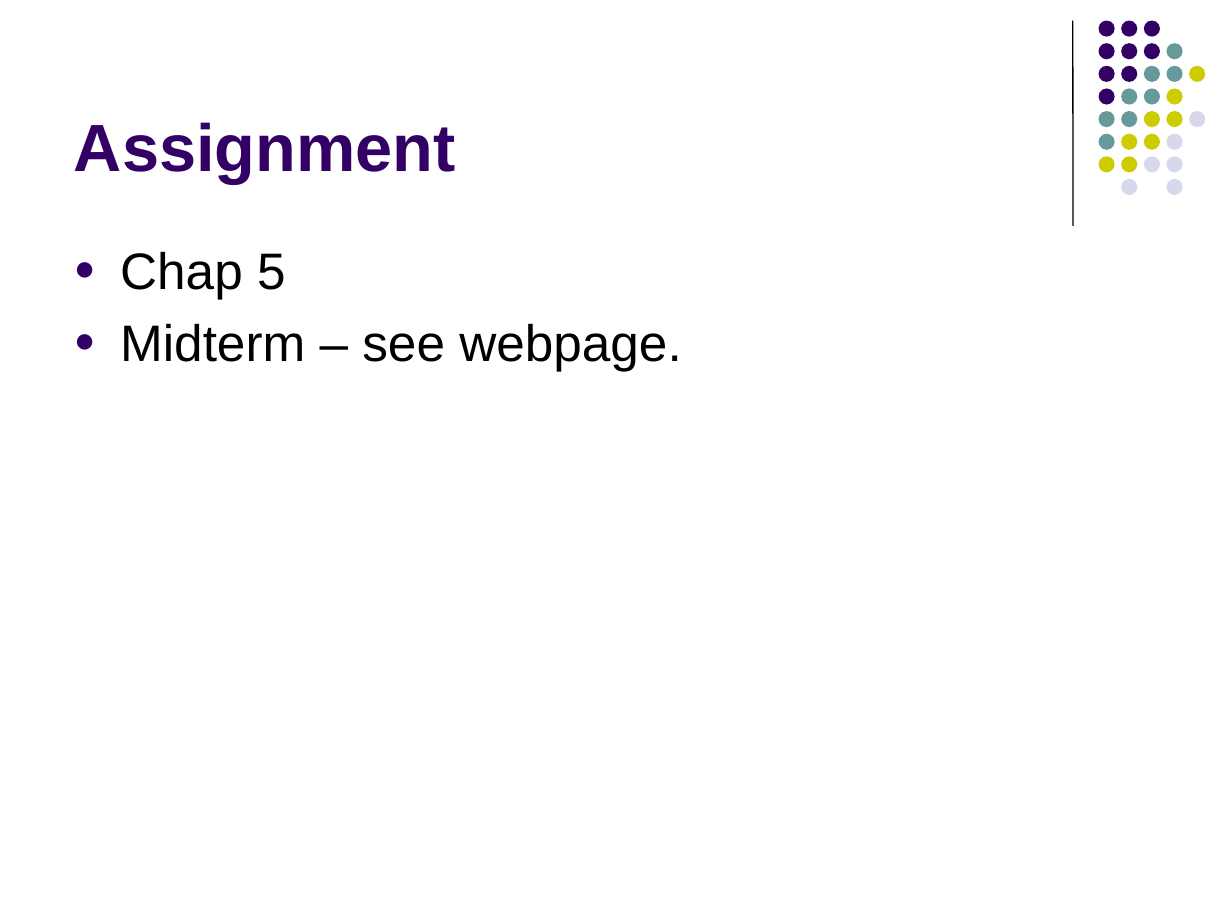
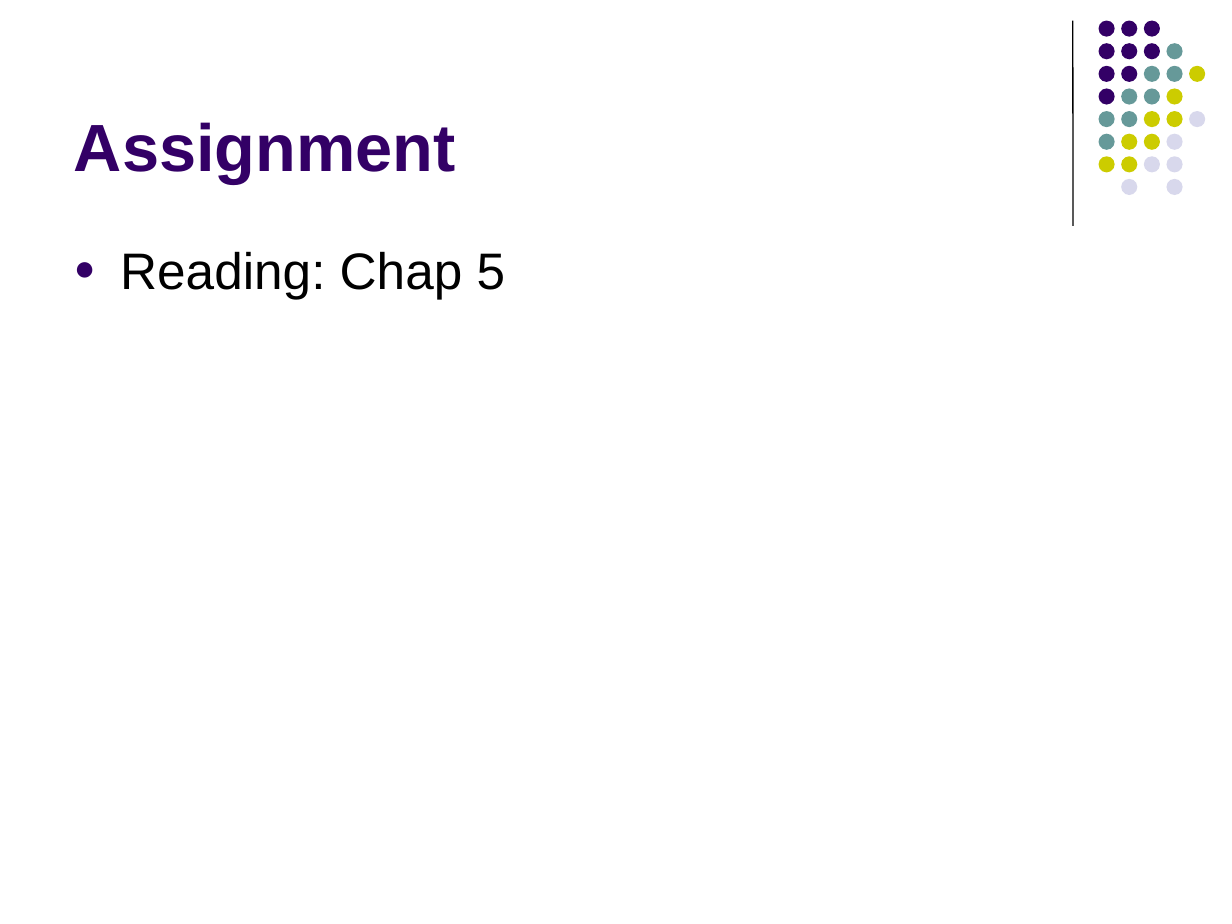
Before and after one commit to lutzhamel/CSC402, a slide deck: slide 26 of notes/csc402-ln006a.pptx (slide 25 before the commit). Drawn at 1232x924 pixels with LibreOffice and Linux fonts; fonts in the diff are those of the drawing. Boxes give left, top, right and bottom in pixels: in the first picture for what was removed or moved away, otherwise in the second. Text is boxed around its words. In the diff, an @@ line names an element or a change of style, - is before the commit and + after.

```diff
--- a/notes/csc402-ln006a.pptx
+++ b/notes/csc402-ln006a.pptx
@@ text at [120, 251, 506, 299]: text changed @@
-● Chap 5
-● Midterm – see webpage.
+● Reading: Chap 5
```
Also in this commit, not shown: 15 other slides changed, 3 slides added, 2 slides removed, 2 other files.
